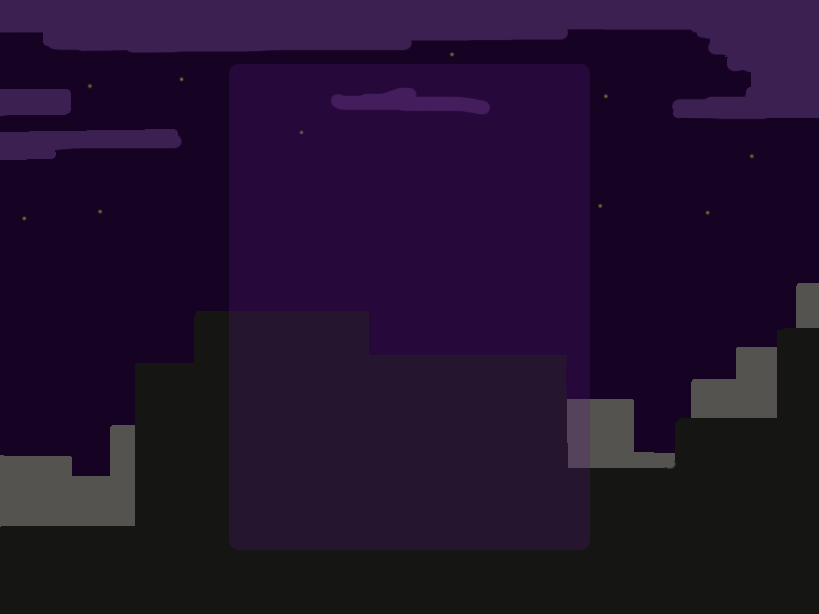
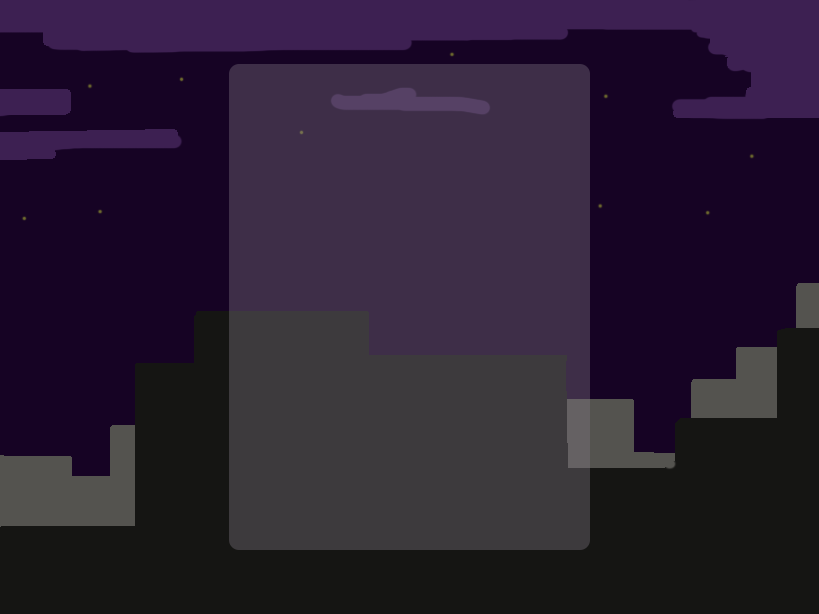
Revision of a layered w=819, h=614 image; what changed, layer by layer:
"Rectángulo redondeado 1": opacity 26% → 37%, painted on it over bbox(229, 64, 590, 550)
